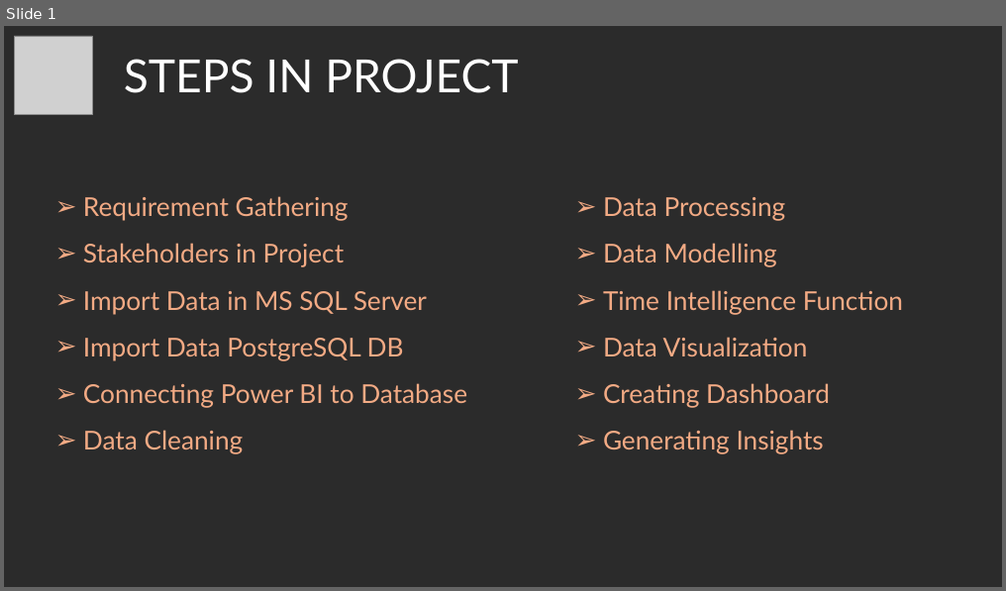
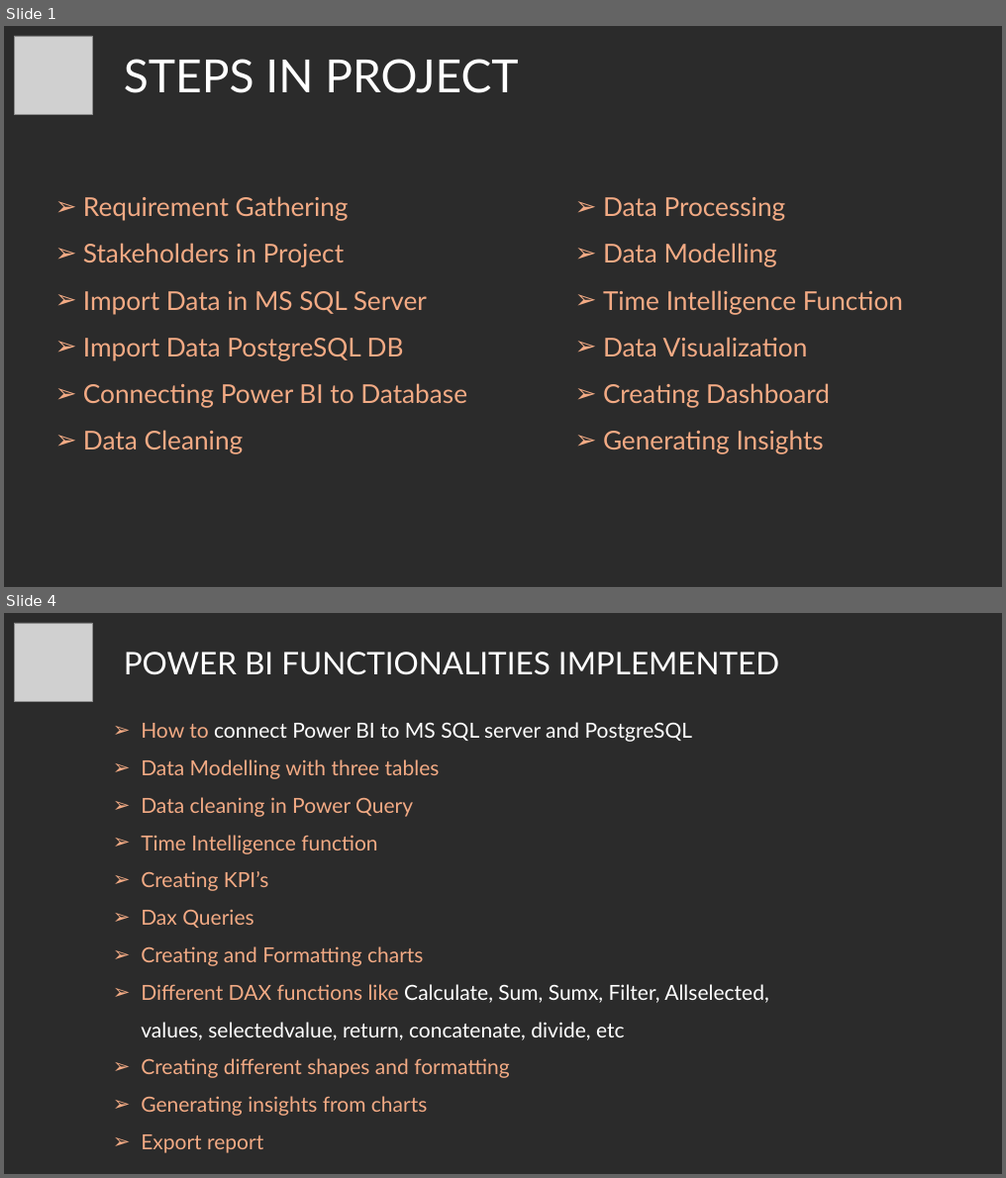
Before and after one commit to CharlieThomasCTG/PowerBI_Cricket_IPL_DashBoard, a slide deck: IPL_analysis_Problem_Statement.pptx. Shown one above the other, each under a label of ours: slide 1 before the commit, slides 1 and 4 after it; the slides between them are not shown. The pictures are 1006x591 and 1006x1178 pixels, drawn with LibreOffice and Linux fonts; fonts in the diff are those of the drawing; grey boxes stand for pictures; background and template pictures are left out; a plain dark background stands for a picture behind light text. Boxes give left, top, right and bottom in pixels: in the first picture for what was removed or moved away, otherwise in the second. Text is boxed around its words. In the diff, an @@ line names an element or a change of style, - is before the commit and + after.

```diff
--- a/IPL_analysis_Problem_Statement.pptx
+++ b/IPL_analysis_Problem_Statement.pptx
@@ slide 4 added at (4, 613, 1002, 1174), background picture (left out) @@
@@ picture added at (14, 623, 92, 701) @@
@@ text added at (124, 652, 779, 675), 30 pt, text #FFFFFF @@
+POWER BI FUNCTIONALITIES IMPLEMENTED
@@ text added at (141, 722, 769, 1154), 20 pt, text #F2AA84 @@
+➢ How to connect Power BI to MS SQL server and PostgreSQL
+➢ Data Modelling with three tables
+➢ Data cleaning in Power Query
+➢ Time Intelligence function
+➢ Creating KPI’s
+➢ Dax Queries
+➢ Creating and Formatting charts
+➢ Different DAX functions like Calculate, Sum, Sumx, Filter, Allselected, values, selectedvalue, return, concatenate, divide, etc
+➢ Creating different shapes and formatting
+➢ Generating insights from charts
+➢ Export report
```
Also in this commit, not shown: 2 other slides added, 3 slides removed.
